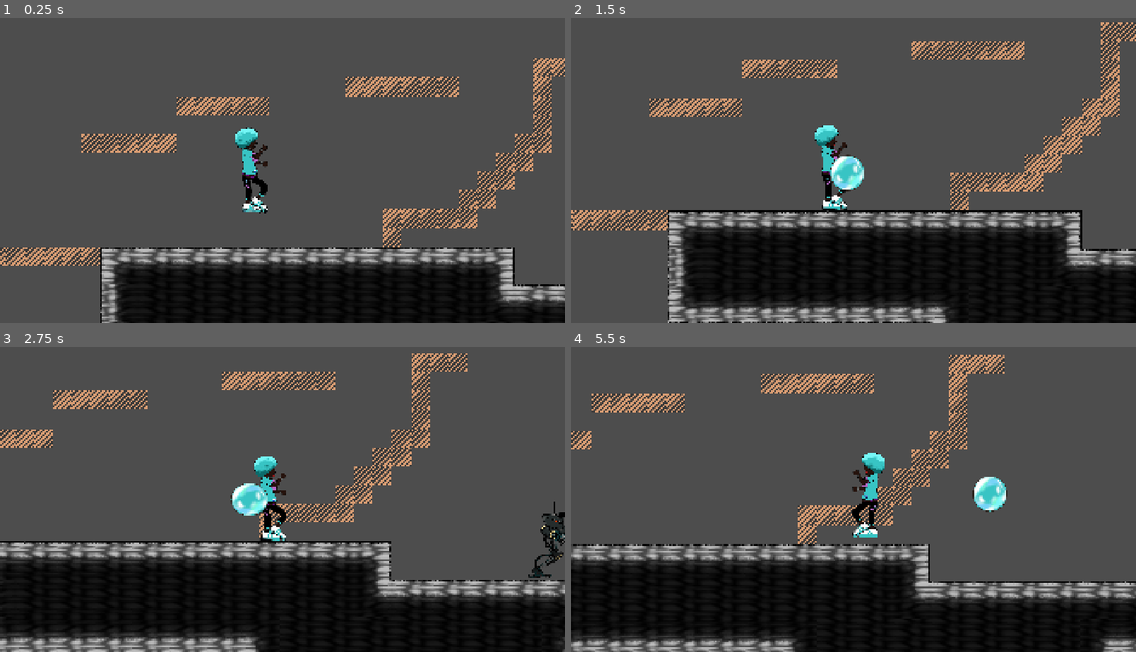
Above: before the commit, frames 1-4 (two rows, left to right).
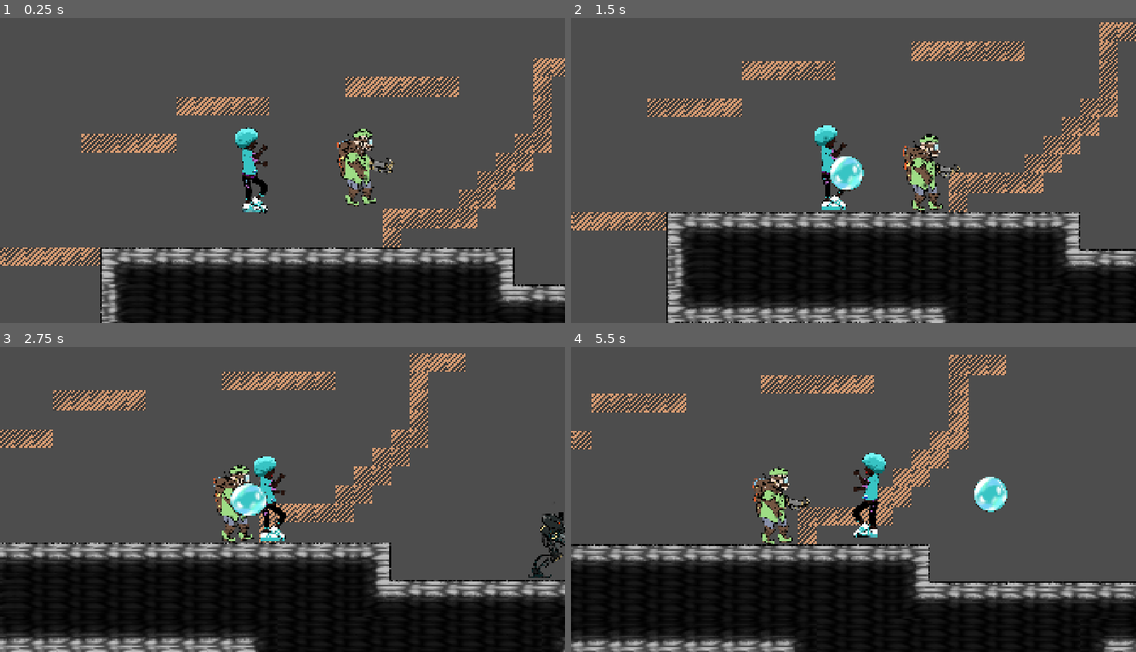
Above: after the commit, the same moments.

Repository: ArtemisMattle/escape
Game: Godot game, scene res://scenes/test_lvl.tscn
The game is run twice, just before and just after one commit, with the same random seed, the same clock (stepped at 60 frames per second) and the same inputs. This scene is started directly instead of the project's main scene.
Inputs (mouse positions are in pixels of both pictures, inside the frame that each line leads up to):
- Up to frame 1 (0.25 s): no input
- Up to frame 2 (1.5 s): click (819, 149) at 0.52 s; move the mouse to (977, 149) at 1.27 s; hold D (right) from 1.28 s (still down); hold Q (special) from 1.28 s (still down); click (977, 149) at 1.42 s
- Up to frame 3 (2.75 s): keep holding D (right); tap Space (jump) at 1.52, 2.27 s; move the mouse to (169, 508) at 2.02 s; release Q (special) at 2.03 s; tap Q (special) at 2.1 s
- Up to frame 4 (5.5 s): move the mouse to (910, 423) at 2.77 s; release D (right) at 2.78 s; hold A (left) 2.78-3.53 s; hold Q (special) 2.78-3.53 s; tap E (use) at 2.85, 5.1 s; move the mouse to (825, 557) at 3.52 s; hold D (right) 3.53-5.03 s; tap Q (special) at 3.6, 5.3 s; click (825, 557) at 3.67 s; tap Space (jump) at 3.77, 4.52, 5.27 s; move the mouse to (1023, 542) at 4.27 s; hold Q (special) 4.28-5.03 s; move the mouse to (684, 444) at 5.02 s; hold A (left) from 5.03 s (still down)

The runs differ from the first frame. In frame 1, 1.2% of the frame differs, in the area x 59-70%, y 36-62%; in frame 2, 6.0%, in the area x 0-100%, y 1-100%; in frame 3, 4.9%; in frame 4, 5.3%.

Commit message:
character switching and messaging

Diff:
--- a/project.godot
+++ b/project.godot
@@ -92,6 +92,12 @@
 "events": [Object(InputEventJoypadMotion,"resource_local_to_scene":false,"resource_name":"","device":-1,"axis":3,"axis_value":1.0,"script":null)
 ]
 }
+nextChar={
+"deadzone": 0.2,
+"events": [Object(InputEventKey,"resource_local_to_scene":false,"resource_name":"","device":-1,"window_id":0,"alt_pressed":false,"shift_pressed":false,"ctrl_pressed":false,"meta_pressed":false,"pressed":false,"keycode":0,"physical_keycode":82,"key_label":0,"unicode":114,"location":0,"echo":false,"script":null)
+, Object(InputEventJoypadButton,"resource_local_to_scene":false,"resource_name":"","device":-1,"button_index":2,"pressure":0.0,"pressed":true,"script":null)
+]
+}
 
 [rendering]
 
--- a/scenes/beryl_bubblegum.tscn
+++ b/scenes/beryl_bubblegum.tscn
@@ -20,6 +20,7 @@
 [ext_resource type="Theme" uid="uid://bftts3ali82xb" path="res://assets/themes/main_theme.tres" id="16_sm3lv"]
 [ext_resource type="PackedScene" uid="uid://cpfikv2vgfcug" path="res://scenes/bubblegum_bubble.tscn" id="17_ch804"]
 [ext_resource type="Script" uid="uid://bf3axi33gs0tw" path="res://scripts/jump_special_beryl.gd" id="18_umcca"]
+[ext_resource type="BitMap" uid="uid://daifi15wn54df" path="res://assets/characters/button.png" id="21_w1oda"]
 
 [sub_resource type="CapsuleShape2D" id="CapsuleShape2D_5k2vy"]
 radius = 123.0
@@ -142,6 +143,7 @@
 [node name="berylBubblegum" type="CharacterBody2D"]
 collision_layer = 2
 script = ExtResource("1_dgmor")
+charColour = Color(0, 0.833816, 0.835905, 1)
 
 [node name="CollisionShape2D" type="CollisionShape2D" parent="."]
 shape = SubResource("CapsuleShape2D_5k2vy")
@@ -464,4 +466,13 @@
 script = ExtResource("16_5rhjr")
 Machine = NodePath("../charStateMachine")
 
+[node name="TextureButton" type="TextureButton" parent="."]
+offset_left = -131.0
+offset_top = -355.0
+offset_right = 125.0
+offset_bottom = -99.0
+texture_click_mask = ExtResource("21_w1oda")
+
+[connection signal="input_event" from="." to="." method="_on_input_event"]
 [connection signal="timeout" from="charStateMachine/groundState/coyote" to="charStateMachine/groundState" method="coyote"]
+[connection signal="pressed" from="TextureButton" to="." method="_on_activate"]
--- a/scenes/enemies/lumberjack.tscn
+++ b/scenes/enemies/lumberjack.tscn
@@ -703,7 +703,6 @@
 script = ExtResource("1_828dv")
 
 [node name="Skeleton2D" type="Skeleton2D" parent="."]
-visible = false
 modification_stack = SubResource("SkeletonModificationStack2D_yik1j")
 
 [node name="base" type="Bone2D" parent="Skeleton2D"]
@@ -713,7 +712,7 @@
 [node name="body" type="Bone2D" parent="Skeleton2D/base"]
 position = Vector2(31, -5.99988)
 rotation = -0.0131019
-scale = Vector2(0.999768, 0.999768)
+scale = Vector2(0.999767, 0.999767)
 rest = Transform2D(0.999995, 0.00166833, -0.00166833, 0.999995, 30.9999, -6)
 auto_calculate_length_and_angle = false
 length = 100.0
@@ -733,11 +732,17 @@
 [node name="sawTip" type="Bone2D" parent="Skeleton2D/base/body/saw"]
 position = Vector2(157, 1.99997)
 rest = Transform2D(1, -1.16415e-10, 1.16415e-10, 1, 157, 1.99997)
+auto_calculate_length_and_angle = false
+length = 16.0
+bone_angle = 0.0
+
+[node name="RemoteTransform2D" type="RemoteTransform2D" parent="Skeleton2D/base/body/saw/sawTip"]
+remote_path = NodePath("../../../../../../damageArea")
 
 [node name="leg" type="Bone2D" parent="Skeleton2D/base"]
 position = Vector2(31, -5)
 rotation = 0.0174438
-scale = Vector2(0.999838, 0.999838)
+scale = Vector2(0.999837, 0.999837)
 rest = Transform2D(1, 0, 0, 1, 31, -5)
 
 [node name="RemoteTransform2D" type="RemoteTransform2D" parent="Skeleton2D/base/leg"]
@@ -746,7 +751,7 @@
 [node name="shin" type="Bone2D" parent="Skeleton2D/base/leg"]
 position = Vector2(108.744, 96.4468)
 rotation = -0.155572
-scale = Vector2(0.999833, 0.999833)
+scale = Vector2(0.999832, 0.999832)
 rest = Transform2D(1, 0, 0, 1, 108, 96)
 
 [node name="RemoteTransform2D" type="RemoteTransform2D" parent="Skeleton2D/base/leg/shin"]
@@ -776,7 +781,7 @@
 [node name="shin" type="Bone2D" parent="Skeleton2D/base/backleg"]
 position = Vector2(106.27, 94.4648)
 rotation = -0.220471
-scale = Vector2(0.999841, 0.999841)
+scale = Vector2(0.99984, 0.99984)
 rest = Transform2D(1, 0, 0, 1, 108, 96)
 
 [node name="RemoteTransform2D" type="RemoteTransform2D" parent="Skeleton2D/base/backleg/shin"]
@@ -800,43 +805,32 @@
 modulate = Color(0.585062, 0.585062, 0.585062, 1)
 
 [node name="Foot" type="Sprite2D" parent="sprites/beckleg"]
-position = Vector2(-143.383, -29.3805)
-rotation = -0.027761
+position = Vector2(-118.965, -40.3338)
+rotation = 0.0347389
 scale = Vector2(1.00029, 1.00029)
 texture = ExtResource("3_nl1d6")
 offset = Vector2(20, -216)
 
 [node name="Shin" type="Sprite2D" parent="sprites/beckleg"]
-position = Vector2(-9.20468, -128.133)
-rotation = 0.542413
-scale = Vector2(0.999696, 0.999696)
+position = Vector2(6.57468, -149.858)
+rotation = 0.45951
+scale = Vector2(0.999695, 0.999695)
 texture = ExtResource("4_5qet6")
 offset = Vector2(-50, -66)
 
 [node name="Leg" type="Sprite2D" parent="sprites/beckleg"]
-position = Vector2(0, -270)
-rotation = 0.908932
+position = Vector2(4, -292)
+rotation = 0.826029
 scale = Vector2(0.999855, 0.999855)
 texture = ExtResource("5_tbmx0")
 offset = Vector2(60, 31)
 
 [node name="Body" type="Sprite2D" parent="sprites"]
-position = Vector2(0, -271)
-rotation = -0.0187638
-scale = Vector2(0.999768, 0.999768)
+position = Vector2(4, -293)
+rotation = -0.0131086
+scale = Vector2(0.999767, 0.999767)
 texture = ExtResource("2_828dv")
 offset = Vector2(60, 31)
-
-[node name="damageArea" type="Area2D" parent="sprites/Body"]
-visible = false
-position = Vector2(102.098, 215.746)
-rotation = -0.366519
-scale = Vector2(1.00002, 1.00002)
-
-[node name="CollisionShape2D" type="CollisionShape2D" parent="sprites/Body/damageArea"]
-position = Vector2(149, -225)
-shape = SubResource("CircleShape2D_pw6kl")
-debug_color = Color(0.990307, 0, 0.172719, 0.42)
 
 [node name="Saw" type="Sprite2D" parent="sprites/Body"]
 z_index = -1
@@ -845,23 +839,23 @@
 offset = Vector2(-98, 80)
 
 [node name="Foot" type="Sprite2D" parent="sprites"]
-position = Vector2(138.481, -41.2903)
-rotation = -0.612178
+position = Vector2(69.0022, -33.0083)
+rotation = 0.0189604
 scale = Vector2(1.00883, 1.00883)
 texture = ExtResource("3_nl1d6")
 offset = Vector2(20, -216)
 
 [node name="Shin" type="Sprite2D" parent="sprites"]
-position = Vector2(131.058, -207.197)
-rotation = -0.438615
-scale = Vector2(0.999671, 0.999671)
+position = Vector2(111.019, -193.677)
+rotation = -0.13812
+scale = Vector2(0.999669, 0.999669)
 texture = ExtResource("4_5qet6")
 offset = Vector2(-50, -66)
 
 [node name="Leg" type="Sprite2D" parent="sprites"]
-position = Vector2(0, -270)
-rotation = -0.278667
-scale = Vector2(0.999838, 0.999838)
+position = Vector2(4, -292)
+rotation = 0.0175344
+scale = Vector2(0.999837, 0.999837)
 texture = ExtResource("5_tbmx0")
 offset = Vector2(60, 31)
 
@@ -886,7 +880,20 @@
 position = Vector2(150, -100)
 target_position = Vector2(350, 0)
 
+[node name="damageArea" type="Area2D" parent="."]
+position = Vector2(161.284, -344.443)
+rotation = -0.0131086
+scale = Vector2(0.999575, 0.999575)
+collision_layer = 2
+collision_mask = 2
+
+[node name="CollisionShape2D" type="CollisionShape2D" parent="damageArea"]
+shape = SubResource("CircleShape2D_pw6kl")
+debug_color = Color(0.990307, 0, 0.172719, 0.42)
+
 [node name="AnimationPlayer" type="AnimationPlayer" parent="."]
 libraries = {
 &"": SubResource("AnimationLibrary_yik1j")
 }
+
+[connection signal="body_entered" from="damageArea" to="." method="_on_damage_area_body_entered"]
--- a/scenes/grant_grapplinghook.tscn
+++ b/scenes/grant_grapplinghook.tscn
@@ -17,6 +17,7 @@
 [ext_resource type="Script" uid="uid://gl5e6uye48sj" path="res://scripts/special_grant.gd" id="15_slved"]
 [ext_resource type="Theme" uid="uid://bftts3ali82xb" path="res://assets/themes/main_theme.tres" id="16_ms3c8"]
 [ext_resource type="Script" uid="uid://bnak2hbeel1v1" path="res://scripts/debug_state_lable.gd" id="17_yxtrn"]
+[ext_resource type="BitMap" uid="uid://daifi15wn54df" path="res://assets/characters/button.png" id="18_1wkvs"]
 
 [sub_resource type="CapsuleShape2D" id="CapsuleShape2D_5k2vy"]
 radius = 111.0
@@ -124,7 +125,9 @@
 modifications/6 = SubResource("SkeletonModification2DCCDIK_slved")
 
 [node name="grantGrapplinghook" type="CharacterBody2D"]
+collision_layer = 2
 script = ExtResource("1_slved")
+charColour = Color(0.341176, 0.858824, 0.317647, 1)
 
 [node name="CollisionShape2D" type="CollisionShape2D" parent="."]
 visible = false
@@ -405,4 +408,12 @@
 script = ExtResource("17_yxtrn")
 Machine = NodePath("../charStateMachine")
 
+[node name="TextureButton" type="TextureButton" parent="."]
+offset_left = -92.0
+offset_top = -361.0
+offset_right = 164.0
+offset_bottom = -105.0
+texture_click_mask = ExtResource("18_1wkvs")
+
 [connection signal="timeout" from="charStateMachine/groundState/coyote" to="charStateMachine/groundState" method="coyote"]
+[connection signal="pressed" from="TextureButton" to="." method="_on_activate"]
--- /dev/null
+++ b/scenes/message.tscn
@@ -0,0 +1,99 @@
+[gd_scene load_steps=7 format=3 uid="uid://c3lq2b1jgobb6"]
+
+[ext_resource type="Script" uid="uid://c8k8my8nse0po" path="res://scripts/message.gd" id="1_x5w8s"]
+[ext_resource type="Theme" uid="uid://bftts3ali82xb" path="res://assets/themes/main_theme.tres" id="2_yad0m"]
+
+[sub_resource type="StyleBoxFlat" id="StyleBoxFlat_x5w8s"]
+bg_color = Color(1, 1, 1, 1)
+corner_radius_top_left = 4
+corner_radius_top_right = 4
+corner_radius_bottom_right = 4
+corner_radius_bottom_left = 4
+shadow_size = 7
+shadow_offset = Vector2(3, 3)
+
+[sub_resource type="Animation" id="Animation_x5w8s"]
+resource_name = "fadeOut"
+length = 0.5
+tracks/0/type = "value"
+tracks/0/imported = false
+tracks/0/enabled = true
+tracks/0/path = NodePath(".:modulate")
+tracks/0/interp = 1
+tracks/0/loop_wrap = true
+tracks/0/keys = {
+"times": PackedFloat32Array(0, 0.5),
+"transitions": PackedFloat32Array(1, 1),
+"update": 0,
+"values": [Color(1, 1, 1, 1), Color(1, 1, 1, 0)]
+}
+tracks/1/type = "method"
+tracks/1/imported = false
+tracks/1/enabled = true
+tracks/1/path = NodePath(".")
+tracks/1/interp = 1
+tracks/1/loop_wrap = true
+tracks/1/keys = {
+"times": PackedFloat32Array(0.5),
+"transitions": PackedFloat32Array(1),
+"values": [{
+"args": [],
+"method": &"del"
+}]
+}
+
+[sub_resource type="Animation" id="Animation_yad0m"]
+length = 0.001
+tracks/0/type = "value"
+tracks/0/imported = false
+tracks/0/enabled = true
+tracks/0/path = NodePath(".:modulate")
+tracks/0/interp = 1
+tracks/0/loop_wrap = true
+tracks/0/keys = {
+"times": PackedFloat32Array(0),
+"transitions": PackedFloat32Array(1),
+"update": 0,
+"values": [Color(1, 1, 1, 1)]
+}
+
+[sub_resource type="AnimationLibrary" id="AnimationLibrary_ac8o6"]
+_data = {
+&"RESET": SubResource("Animation_yad0m"),
+&"fadeOut": SubResource("Animation_x5w8s")
+}
+
+[node name="message" type="Node2D"]
+script = ExtResource("1_x5w8s")
+
+[node name="Panel" type="PanelContainer" parent="."]
+anchors_preset = 8
+anchor_left = 0.5
+anchor_top = 0.5
+anchor_right = 0.5
+anchor_bottom = 0.5
+offset_left = -85.5
+offset_top = -40.0
+offset_right = 85.5
+offset_bottom = 40.0
+grow_horizontal = 2
+grow_vertical = 2
+theme = ExtResource("2_yad0m")
+theme_override_styles/panel = SubResource("StyleBoxFlat_x5w8s")
+
+[node name="MarginContainer" type="MarginContainer" parent="Panel"]
+layout_mode = 2
+theme_override_constants/margin_left = 12
+theme_override_constants/margin_top = 4
+theme_override_constants/margin_right = 12
+theme_override_constants/margin_bottom = 12
+
+[node name="Label" type="Label" parent="Panel/MarginContainer"]
+layout_mode = 2
+theme_override_font_sizes/font_size = 32
+text = "Message"
+
+[node name="AnimationPlayer" type="AnimationPlayer" parent="."]
+libraries = {
+&"": SubResource("AnimationLibrary_ac8o6")
+}
--- a/scenes/test_lvl.tscn
+++ b/scenes/test_lvl.tscn
@@ -1,9 +1,11 @@
-[gd_scene load_steps=14 format=4 uid="uid://c7eyb8qjjplq1"]
+[gd_scene load_steps=16 format=4 uid="uid://c7eyb8qjjplq1"]
 
 [ext_resource type="Texture2D" uid="uid://p7qh24r0183m" path="res://assets/tiles/testTile.png" id="1_n1f72"]
 [ext_resource type="PackedScene" uid="uid://cjd4r0df4v6sa" path="res://scenes/beryl_bubblegum.tscn" id="2_ar2xt"]
 [ext_resource type="Shader" uid="uid://dyd154lg3obsp" path="res://shaders/testCobble.gdshader" id="2_vrbj3"]
 [ext_resource type="Texture2D" uid="uid://b056w8e0ps0cu" path="res://assets/tiles/cobbleTest.png" id="2_xfjps"]
+[ext_resource type="PackedScene" uid="uid://bc8skopkv8t6j" path="res://scenes/grant_grapplinghook.tscn" id="4_iu4s3"]
+[ext_resource type="Script" uid="uid://dwhdr5wlpuvpq" path="res://scripts/camera_2d.gd" id="5_gsbc8"]
 [ext_resource type="PackedScene" uid="uid://dvgg7sslot1a0" path="res://scenes/enemies/lumberjack.tscn" id="5_vrbj3"]
 
 [sub_resource type="TileSetAtlasSource" id="TileSetAtlasSource_xfjps"]
@@ -205,6 +207,10 @@
 position = Vector2(217, -58)
 zoom = Vector2(0.5, 0.5)
 position_smoothing_enabled = true
+script = ExtResource("5_gsbc8")
 
 [node name="lumberjack" parent="." instance=ExtResource("5_vrbj3")]
 position = Vector2(2426, 751)
+
+[node name="grantGrapplinghook" parent="." instance=ExtResource("4_iu4s3")]
+position = Vector2(714, 3)
--- /dev/null
+++ b/scripts/camera_2d.gd
@@ -0,0 +1,11 @@
+extends Camera2D
+
+var basePos: Vector2 = Vector2(222, -60)
+
+# Called when the node enters the scene tree for the first time.
+func _ready() -> void:
+	SignalBus.deactivate.connect(follow)
+
+func follow(character: CharacterBody2D) -> void:
+	reparent(character)
+	position = basePos
--- a/scripts/char_state_machine.gd
+++ b/scripts/char_state_machine.gd
@@ -28,16 +28,18 @@
 	SignalBus.enableSpecial.connect(enableSpecial)
 
 func _input(event: InputEvent) -> void:
-	currentState.stateInput(event)
+	if character.active:
+		currentState.stateInput(event)
 
-	if event.is_action_pressed("special") and currentState.canSpecial and specialAvailable:
-		specialState.lastState = currentState
-		switchState(specialState)
+		if event.is_action_pressed("special") and currentState.canSpecial and specialAvailable:
+			specialState.lastState = currentState
+			switchState(specialState)
 
 func _process(delta: float) -> void:
-	currentState.stateProcess(delta)
-	if currentState.nextState != null:
-		switchState(currentState.nextState)
+	if character.active:
+		currentState.stateProcess(delta)
+		if currentState.nextState != null:
+			switchState(currentState.nextState)
 
 func switchState(nextState : State) -> void:
 	if currentState != null:
--- a/scripts/lumberjack.gd
+++ b/scripts/lumberjack.gd
@@ -19,3 +19,8 @@
 func changeSpeed() -> void:
 	timeScale = randf_range(0.9, 1.1)
 	animation_player.speed_scale = timeScale
+
+
+func _on_damage_area_body_entered(body: Node2D) -> void:
+	if body is CharacterBody2D:
+		SignalBus.takeDamage.emit(body)
--- /dev/null
+++ b/scripts/message.gd
@@ -0,0 +1,22 @@
+extends Node2D
+class_name Message
+
+@onready var label: Label = $Panel/MarginContainer/Label
+@onready var panel: PanelContainer = $Panel
+@onready var animation_player: AnimationPlayer = $AnimationPlayer
+
+var duration: float = 2
+var maxheight: float = 100
+
+func initiation(msg: String, colour: Color):
+	label.text = msg
+	panel.self_modulate = colour
+
+func _process(delta: float) -> void:
+	duration -= delta
+	position.y -= maxheight * delta
+	if duration < 0:
+		animation_player.play("fadeOut")
+
+func del() -> void:
+	queue_free()
--- a/scripts/playerCon.gd
+++ b/scripts/playerCon.gd
@@ -9,27 +9,58 @@
 var gravityMult: float = 1.0
 var facing: float = 1.0 #1.0 for right, -1.0 for left
 
+var active: bool = false
+
+var resetPos: Vector2
+
 @onready var stateMachine: StateMachine = $charStateMachine
 @onready var skeleton: Skeleton2D = $Skeleton2D
 @onready var targets: Node2D = $ikTargets
+@onready var msg: PackedScene = preload("res://scenes/message.tscn")
+@export var charColour: Color = Color.WHITE
+@export var messageOffset: Vector2 = Vector2(0, -300)
+
+func _ready() -> void:
+	SignalBus.takeDamage.connect(reset)
+	SignalBus.deactivate.connect(deactivate)
+	resetPos = position
 
 func _physics_process(delta: float) -> void:
 	# Add the gravity.
 	if not is_on_floor():
 		velocity += get_gravity() * gravityMult * delta
 
+
 	# Get the input direction and handle the movement/deceleration.
 	# As good practice, you should replace UI actions with custom gameplay actions.
-	var direction := Input.get_axis("left", "right")
-	if direction:
-		if facing != sign(direction):
-			facing = sign(direction)
-			changeFacing()
-		velocity.x = move_toward(velocity.x, direction * charMaxSpeed, charAcceleration * delta)
-	else:
-		velocity.x = move_toward(velocity.x, 0.0, 3.0 * charAcceleration * delta)
+	if active:
+		var direction := Input.get_axis("left", "right")
+		if direction:
+			if facing != sign(direction):
+				facing = sign(direction)
+				changeFacing()
+			velocity.x = move_toward(velocity.x, direction * charMaxSpeed, charAcceleration * delta)
+		else:
+			velocity.x = move_toward(velocity.x, 0.0, 3.0 * charAcceleration * delta)
 
 	move_and_slide()
 
 func changeFacing() -> void:
 	scale.x = - scale.x
+
+func reset(character : CharacterBody2D) -> void:
+	if character == self:
+		position = resetPos
+		var message: Message = msg.instantiate()
+		message.position = position + messageOffset
+		stateMachine.add_child(message)
+		message.initiation("I should be more careful", charColour)
+
+
+func _on_activate() -> void:
+	active = true
+	SignalBus.deactivate.emit(self)
+
+func deactivate(except: CharacterBody2D) -> void:
+	if except != self:
+		active = false
--- a/scripts/signal_bus.gd
+++ b/scripts/signal_bus.gd
@@ -2,3 +2,5 @@
 
 
 signal enableSpecial
+signal takeDamage(character: CharacterBody2D)
+signal deactivate(except: CharacterBody2D)
Binary file added: assets/characters/button.png
Not shown, added: assets/characters/button.png.import
Not shown: 1 places in scenes/beryl_bubblegum.tscn that only renumber resources
Not shown: 1 places in scenes/grant_grapplinghook.tscn that only renumber resources
Not shown, added: scripts/camera_2d.gd.uid
Not shown, added: scripts/message.gd.uid
